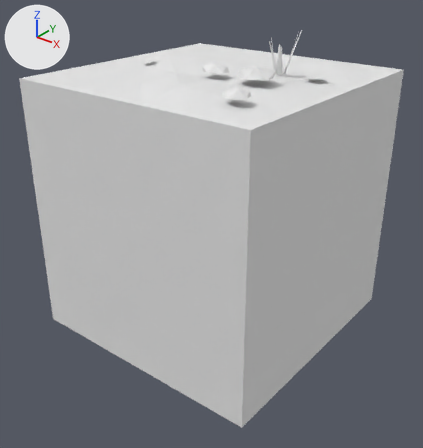
The FBX model Assets/Tiles/Blend/Blend Grass Snow 3.fbx: old version first, new version second.
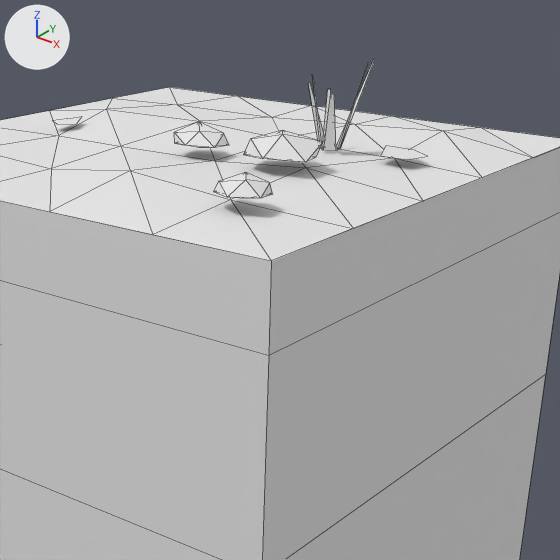
Each version is shown whole from a 50 mm camera at (2.68, -3.42, 1.93) aimed at (0.05, -0.14, -0.1), then close up on the part from 27% to 93% of the width and 0% to 62% of the height. The axes (+X, +Y, +Z) are drawn at upper left. The lights are the same throughout. The older version's two pictures come first. The close-ups show mesh edges as thin lines. Where no turn or scale is listed for an object, it has been applied to the vertices. Vertices at exactly the same position are counted once.

In view in the first close-up: 'Blend Grass Snow 3'.
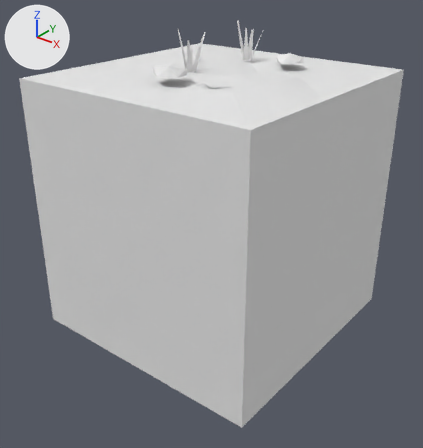
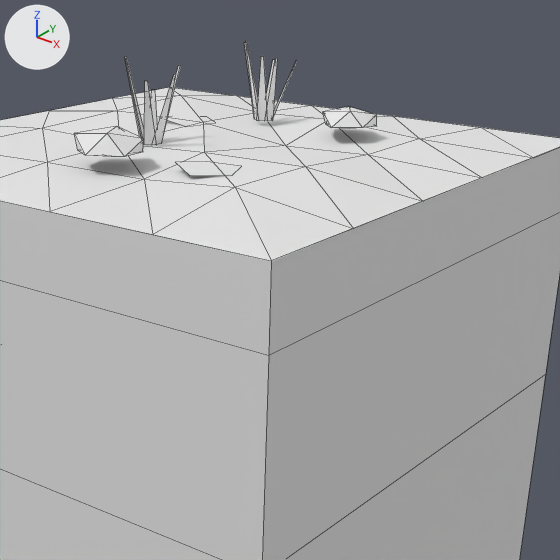
What differs and where, as boxes [x1, y1, x2, y2] in the close-ups (560 x 560 px; the box of a moved part takes in the faces that stretch with it):
'Blend Grass Snow 3', reshaped: before [0, 59, 560, 560]; after [0, 41, 560, 560]
part 1 of me_blend_grass_snow_3, moved or reshaped: before [381, 146, 427, 160]; after [175, 162, 235, 176]
part 2 of me_blend_grass_snow_3, moved or reshaped: before [53, 116, 82, 124]; after [167, 117, 215, 126]
part 3 of me_blend_grass_snow_3, deleted: before [244, 130, 323, 162]
part 4 of me_blend_grass_snow_3, deleted: before [214, 172, 273, 199]
part 5 of me_blend_grass_snow_3, moved or reshaped: before [0, 59, 442, 212]; after [0, 41, 419, 212]

The change, as a list of edits to the scene's bpy script:
```text
Change me_blend_grass_snow_3:
    used by ob_blend_grass_snow_3; location = (0.0, 0.0, 0.0)
    remove me_blend_grass_snow_3.from_pydata(...)  # 118 vertices, 131 faces; spans x -1.0..1.0, y -1.0..1.0, z -1.0..1.38
    add me_blend_grass_snow_3.from_pydata(...)  # 130 vertices, 117 faces; spans x -1.0..1.0, y -1.0..1.0, z -1.0..1.38
    me_blend_grass_snow_3 part 1: the loose piece of 5 vertices spanning x 0.64..0.79, y 0.1..0.25, z 1.09..1.11 is turned 39.2 degrees about the z axis through its middle and scaled by 1.38, then moved by (-0.38, -0.59, 0.0)
    me_blend_grass_snow_3 part 2: the loose piece of 5 vertices spanning x -0.65..-0.53, y -0.17..-0.05, z 1.09..1.11 is turned 170.9 degrees about the z axis through its middle and scaled by 1.89, then moved by (0.35, 0.31, 0.0)
    me_blend_grass_snow_3 part 3: the loose piece of 12 vertices spanning x 0.35..0.63, y -0.35..-0.09, z 1.12..1.21 is deleted
    me_blend_grass_snow_3 part 4: the loose piece of 12 vertices spanning x 0.59..0.76, y -0.77..-0.61, z 1.11..1.17 is deleted
    me_blend_grass_snow_3 part 5
    2 vertices are removed from x 0.55, y 0.22..0.23, z 1.38
    1 face is deleted
    3 vertices in x 0.42..0.46, y 0.08..0.15, z 1.09 move by (-0.54, -0.32, 0.0)
    47 vertices move from x -0.63..0.65, y -0.63..0.64, z 1.05..1.38 to x -0.65..0.59, y -0.66..0.6, z 1.06..1.38
    38 vertices are added at x -0.15..0.46, y -0.09..0.51, z 1.09..1.38
    27 new faces join them
```
